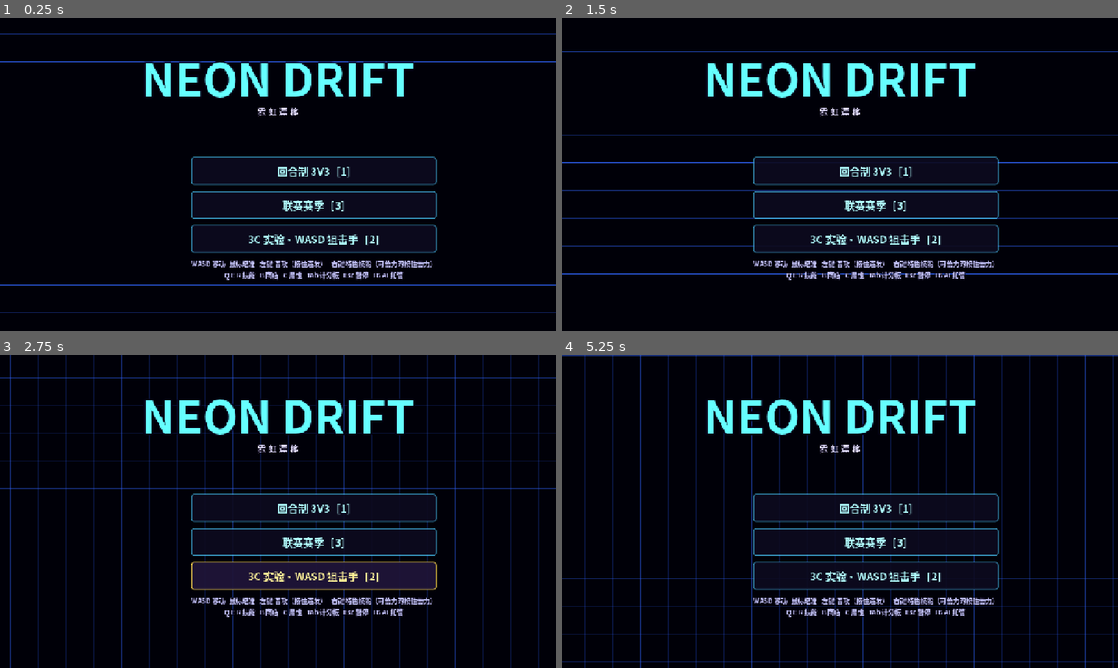
Above: before the commit, frames 1-4 (two rows, left to right).
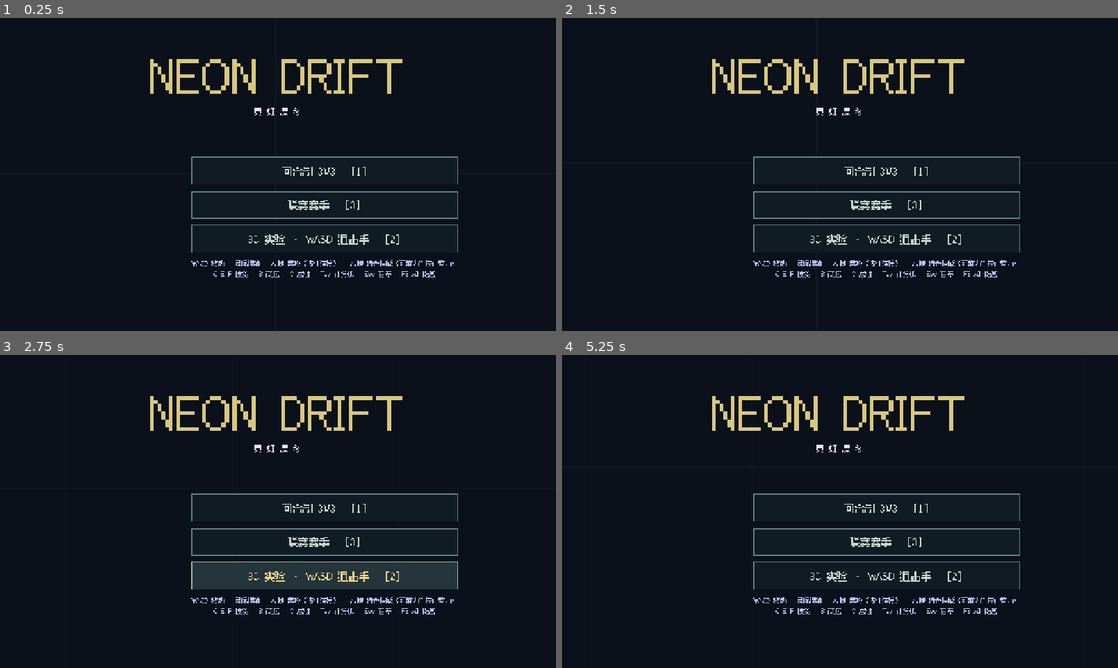
Above: after the commit, the same moments.

Repository: ciki-9876/NeonMOBA
Game: Godot game, scene res://main.tscn
Same seed, same stepped clock (60 frames per second), same inputs: the game is played once before the commit and once after it.
Inputs (mouse positions are in pixels of both pictures, inside the frame that each line leads up to):
- Up to frame 1 (0.25 s): no input
- Up to frame 2 (1.5 s): tap Enter at 0.5 s; move the mouse to (962, 158) at 0.52 s; hold D 0.53-1.25 s; tap E at 0.6 s; click (962, 158) at 0.67 s; tap Space at 0.77 s; click "返回" at 1.25 s
- Up to frame 3 (2.75 s): drag from (166, 527) to (250, 574) at 2.02 s
- Up to frame 4 (5.25 s): move the mouse to (895, 442) at 2.77 s; hold D 2.78-3.5 s; tap E at 2.85, 4.55 s; click (895, 442) at 2.92 s; drag from (812, 574) to (673, 464) at 3.52 s; move the mouse to (1006, 558) at 4.27 s; hold A 4.28-5 s; tap 1 at 4.35 s; click (1006, 558) at 4.42 s; tap Space at 4.52 s; tap Escape at 4.9 s; drag from (673, 464) to (756, 433) at 5.02 s

The runs differ from the first frame. In frame 1, 9.7% of the frame differs, in the area x 0-100%, y 4-95%; in frame 2, 10%; in frame 3, 16%, in the area x 0-100%, y 0-100%; in frame 4, 14%.

Commit message:
Refine pixel demo visual hierarchy

Diff:
--- /dev/null
+++ b/art/pixel_post.gdshader
@@ -0,0 +1,11 @@
+shader_type canvas_item;
+render_mode unshaded, blend_disabled;
+
+uniform sampler2D screen_texture : hint_screen_texture, filter_nearest;
+uniform vec2 pixel_resolution = vec2(640.0, 360.0);
+
+void fragment() {
+	vec2 pixel = floor(SCREEN_UV * pixel_resolution);
+	vec2 sample_uv = (pixel + vec2(0.5)) / pixel_resolution;
+	COLOR = texture(screen_texture, sample_uv);
+}
--- a/main.gd
+++ b/main.gd
@@ -19,6 +19,8 @@
 const Menus = preload("res://ui/menus.gd")
 const PlayerInput = preload("res://input/player_input.gd")
 const LeagueUI = preload("res://ui/league_ui.gd")
+const PIXEL_FONT_CJK: FontFile = preload("res://art/fonts/fusion-pixel-12px-proportional/fusion-pixel-12px-proportional-zh_hans.ttf")
+const PIXEL_FONT_LATIN: FontFile = preload("res://art/fonts/fusion-pixel-12px-proportional/fusion-pixel-12px-proportional-latin.ttf")
 
 ## at most this many simulation steps per rendered frame (prevents a spiral after a hitch)
 const MAX_STEPS := 6
@@ -51,10 +53,10 @@
 				m.set(f, get(f))
 		if "app" in m:
 			m.app = self
-	vw.ui_font = SystemFont.new()
-	vw.ui_font.font_names = PackedStringArray(["PingFang SC", "Hiragino Sans GB", "Microsoft YaHei", "Noto Sans CJK SC", "sans-serif"])
-	vw.ui_font.font_weight = 600
+	vw.ui_font = PIXEL_FONT_CJK.duplicate() as Font
+	vw.ui_font.fallbacks = [PIXEL_FONT_LATIN]
 	ThemeDB.fallback_font = vw.ui_font
+	ThemeDB.fallback_font_size = 18
 	world = Node2D.new()
 	add_child(world)
 	add_child(vw)
@@ -85,6 +87,7 @@
 	vw._build_audio()
 	hd._load_best()
 	mnu._show_menu()
+	vw.build_pixel_postprocess()
 
 func _process(delta: float) -> void:
 	hd._update_fx_ui(delta)
--- a/project.godot
+++ b/project.godot
@@ -10,8 +10,8 @@
 
 [application]
 
-config/name="NEON DRIFT"
-config/description="霓虹漂移 — neon arena survivor"
+config/name="NEON DRIFT · 64-BIT PIXEL DEMO"
+config/description="独立像素画风演示副本 — 64-bit inspired pixel art"
 run/main_scene="res://main.tscn"
 config/features=PackedStringArray("4.7", "Forward Plus")
 
@@ -25,4 +25,3 @@
 [rendering]
 
 textures/canvas_textures/default_texture_filter=0
-viewport/hdr_2d=true
--- a/ui/hud.gd
+++ b/ui/hud.gd
@@ -83,7 +83,7 @@
 	sb.bg_color = bg
 	sb.border_color = border
 	sb.set_border_width_all(2)
-	sb.set_corner_radius_all(6)
+	sb.set_corner_radius_all(0)
 	sb.set_content_margin_all(8)
 	return sb
 
--- a/ui/menus.gd
+++ b/ui/menus.gd
@@ -46,11 +46,11 @@
 	b.custom_minimum_size = Vector2(w, h)
 	b.add_theme_font_override("font", vw.ui_font)
 	b.add_theme_font_size_override("font_size", size)
-	b.add_theme_color_override("font_color", Color(0.7, 1.0, 1.0))
-	b.add_theme_color_override("font_hover_color", Color(1.0, 0.95, 0.6))
-	b.add_theme_stylebox_override("normal", hd._panel_style(Color(0.05, 0.04, 0.12, 0.92), Color(0.3, 0.8, 1.0, 0.7)))
-	b.add_theme_stylebox_override("hover", hd._panel_style(Color(0.12, 0.08, 0.22, 0.95), Color(1.0, 0.85, 0.3)))
-	b.add_theme_stylebox_override("pressed", hd._panel_style(Color(0.2, 0.14, 0.05, 0.95), Color(1.0, 0.85, 0.3)))
+	b.add_theme_color_override("font_color", Color("c7d6d0"))
+	b.add_theme_color_override("font_hover_color", Color("f0d48a"))
+	b.add_theme_stylebox_override("normal", hd._panel_style(Color("111b24", 0.98), Color("5e8187")))
+	b.add_theme_stylebox_override("hover", hd._panel_style(Color("24353b"), Color("94b9a5")))
+	b.add_theme_stylebox_override("pressed", hd._panel_style(Color("314439"), Color("e0b86e")))
 	return b
 
 func _build_menu() -> void:
@@ -91,7 +91,7 @@
 		col.add_theme_constant_override("separation", 10)
 		col.custom_minimum_size = Vector2(370, 0)
 		cols.add_child(col)
-		var head := hd._label(24, Color(0.4, 1.8, 1.0) if tm == 0 else Color(2.0, 0.5, 0.5), HORIZONTAL_ALIGNMENT_CENTER)
+		var head := hd._label(24, Color("73cdb7") if tm == 0 else Color("df8880"), HORIZONTAL_ALIGNMENT_CENTER)
 		head.text = "霓虹队（我方）" if tm == 0 else "赤潮队（对方 AI）"
 		col.add_child(head)
 		for i in C.TEAM_SIZE:
@@ -105,7 +105,7 @@
 			ob.focus_mode = Control.FOCUS_NONE
 			ob.custom_minimum_size = Vector2(250, 40)
 			ob.add_theme_font_override("font", vw.ui_font)
-			ob.add_theme_font_size_override("font_size", 17)
+			ob.add_theme_font_size_override("font_size", 20)
 			for id in HeroesDB.ORDER:
 				ob.add_item("%s  ·  %s" % [HeroesDB.HEROES[id]["name"], HeroesDB.ROLE_NAMES[HeroesDB.HEROES[id]["role"]]])
 			ob.add_item("随机（按职业补位）")
@@ -123,7 +123,7 @@
 	diff_opt.focus_mode = Control.FOCUS_NONE
 	diff_opt.custom_minimum_size = Vector2(120, 40)
 	diff_opt.add_theme_font_override("font", vw.ui_font)
-	diff_opt.add_theme_font_size_override("font_size", 17)
+	diff_opt.add_theme_font_size_override("font_size", 20)
 	for nm in ["简单", "普通", "困难"]:
 		diff_opt.add_item(nm)
 	diff_opt.select(1)
@@ -135,7 +135,7 @@
 	map_opt.focus_mode = Control.FOCUS_NONE
 	map_opt.custom_minimum_size = Vector2(170, 40)
 	map_opt.add_theme_font_override("font", vw.ui_font)
-	map_opt.add_theme_font_size_override("font_size", 17)
+	map_opt.add_theme_font_size_override("font_size", 20)
 	for mid in Maps.ORDER:
 		map_opt.add_item(str(Maps.MAPS[mid]["name"]))
 	map_opt.select(0)
@@ -171,7 +171,7 @@
 	shp._close_shop()
 	hd.center_lbl.text = "NEON DRIFT"
 	hd.center_lbl.label_settings.font_size = 104
-	hd.center_lbl.label_settings.font_color = Color(0.4, 1.0, 1.0)
+	hd.center_lbl.label_settings.font_color = Color("d9c77f")
 	hd.center_lbl.modulate.a = 1.0
 	hd.sub_lbl.modulate.a = 1.0
 	hd.sub_lbl.text = "霓 虹 漂 移"
--- a/ui/shop_ui.gd
+++ b/ui/shop_ui.gd
@@ -144,7 +144,7 @@
 	b.focus_mode = Control.FOCUS_NONE
 	b.custom_minimum_size = Vector2(w, 28)
 	b.add_theme_font_override("font", vw.ui_font)
-	b.add_theme_font_size_override("font_size", 14)
+	b.add_theme_font_size_override("font_size", 16)
 	b.add_theme_stylebox_override("normal", hd._panel_style(Color(0.1, 0.08, 0.18, 0.95), Color(0.3, 0.8, 1.0, 0.6)))
 	b.add_theme_stylebox_override("hover", hd._panel_style(Color(0.18, 0.12, 0.3, 0.95), Color(1.0, 0.85, 0.3)))
 	b.add_theme_stylebox_override("pressed", hd._panel_style(Color(0.25, 0.18, 0.05, 0.95), Color(1.0, 0.85, 0.3)))
@@ -254,7 +254,7 @@
 		b.vertical_icon_alignment = VERTICAL_ALIGNMENT_TOP
 		b.text = str(int(it["cost"]))
 		b.add_theme_font_override("font", vw.ui_font)
-		b.add_theme_font_size_override("font_size", 13)
+		b.add_theme_font_size_override("font_size", 15)
 		b.add_theme_color_override("font_color", Color(1.0, 0.82, 0.25))
 		b.add_theme_stylebox_override("normal", hd._panel_style(Color(0.08, 0.07, 0.14), Color(0.3, 0.3, 0.45)))
 		b.add_theme_stylebox_override("hover", hd._panel_style(Color(0.15, 0.12, 0.25), Color(1.0, 0.85, 0.3)))
--- a/view/grid.gd
+++ b/view/grid.gd
@@ -4,17 +4,20 @@
 var cam_pos := Vector2.ZERO
 var half := Vector2(1000, 640)
 var pulse := 0.0
-var tint := Color(0.2, 0.4, 1.0)
+var tint := Color("53616a")
 func _draw() -> void:
-	var step := 64.0
-	var col := Color(tint.r, tint.g, tint.b, 0.16 + pulse * 0.3)
+	var step := 384.0
+	var minor_col := Color(tint.r, tint.g, tint.b, 0.035 + pulse * 0.02)
+	var major_col := Color(tint.r, tint.g, tint.b, 0.075 + pulse * 0.03)
 	var x := floorf((cam_pos.x - half.x) / step) * step
 	while x < cam_pos.x + half.x:
-		var major := posmod(int(roundf(x / step)), 4) == 0
-		draw_line(Vector2(x, cam_pos.y - half.y), Vector2(x, cam_pos.y + half.y), col * Color(1, 1, 1, 2.0 if major else 1.0), 2.0 if major else 1.0)
+		var major := posmod(int(roundf(x / step)), 3) == 0
+		var width := 4.0 if major else 2.0
+		draw_rect(Rect2(x - width * 0.5, cam_pos.y - half.y, width, half.y * 2.0), major_col if major else minor_col)
 		x += step
 	var y := floorf((cam_pos.y - half.y) / step) * step
 	while y < cam_pos.y + half.y:
-		var major := posmod(int(roundf(y / step)), 4) == 0
-		draw_line(Vector2(cam_pos.x - half.x, y), Vector2(cam_pos.x + half.x, y), col * Color(1, 1, 1, 2.0 if major else 1.0), 2.0 if major else 1.0)
+		var major := posmod(int(roundf(y / step)), 3) == 0
+		var height := 4.0 if major else 2.0
+		draw_rect(Rect2(cam_pos.x - half.x, y - height * 0.5, half.x * 2.0, height), major_col if major else minor_col)
 		y += step
--- a/view/presenter.gd
+++ b/view/presenter.gd
@@ -11,6 +11,7 @@
 const ItemsDB = preload("res://items_db.gd")
 const Grid = preload("res://view/grid.gd")
 const Ring = preload("res://view/ring.gd")
+const PIXEL_POST_SHADER: Shader = preload("res://art/pixel_post.gdshader")
 
 const MatchT = preload("res://game/match.gd")
 var gm: MatchT
@@ -30,7 +31,7 @@
 ## cosmetic randomness only (never the match RNG, so watching a match cannot change its result)
 var rng := RandomNumberGenerator.new()
 var fade_grad: Gradient
-var ui_font: SystemFont
+var ui_font: Font
 var label_set: LabelSettings
 var label_skill: LabelSettings
 var label_big: LabelSettings
@@ -62,25 +63,35 @@
 	ls.font = ui_font
 	ls.font_size = size
 	ls.font_color = col
-	ls.outline_size = maxi(4, size / 5)
-	ls.outline_color = Color(0.02, 0.0, 0.08, 0.95)
+	ls.outline_size = 1 if size <= 24 else 2
+	ls.outline_color = Color("081018")
 	return ls
 
 func _build_env() -> void:
 	var we := WorldEnvironment.new()
 	var env := Environment.new()
 	env.background_mode = Environment.BG_CANVAS
-	env.glow_enabled = true
-	env.glow_intensity = 0.55
-	env.glow_strength = 1.0
-	env.glow_bloom = 0.05
-	env.glow_hdr_threshold = 1.0
-	env.glow_blend_mode = Environment.GLOW_BLEND_MODE_ADDITIVE
-	for i in range(1, 6):
-		env.set_glow_level(i, 1.0)
+	# The pixel pass should keep edges and colors crisp instead of blurring them.
+	env.glow_enabled = false
 	we.environment = env
 	add_child(we)
-	RenderingServer.set_default_clear_color(Color(0.02, 0.015, 0.05))
+	RenderingServer.set_default_clear_color(Color("0a111a"))
+
+func build_pixel_postprocess() -> void:
+	var layer := CanvasLayer.new()
+	layer.name = "PixelPostProcess"
+	# HUD lives on CanvasLayer 5; filter the world underneath it and keep text crisp.
+	layer.layer = 4
+	add_child(layer)
+	var pixel_rect := ColorRect.new()
+	pixel_rect.name = "PixelScale"
+	pixel_rect.color = Color.WHITE
+	pixel_rect.mouse_filter = Control.MOUSE_FILTER_IGNORE
+	pixel_rect.set_anchors_and_offsets_preset(Control.PRESET_FULL_RECT)
+	var material := ShaderMaterial.new()
+	material.shader = PIXEL_POST_SHADER
+	pixel_rect.material = material
+	layer.add_child(pixel_rect)
 
 func _build_audio() -> void:
 	for i in 22:
@@ -552,46 +563,63 @@
 # ============================================================ round mode drawing
 func _draw_rounds_floor() -> void:
 	var o := floor_layer
-	o.draw_circle(Vector2.ZERO, C.ARENA_R, Color(0.05, 0.03, 0.12, 0.55))
-	o.draw_arc(Vector2.ZERO, C.ARENA_R, 0, TAU, 160, Color(0.6, 1.2, 2.4, 0.9), 6.0)
-	o.draw_arc(Vector2.ZERO, C.ARENA_R + 14.0, 0, TAU, 160, Color(1.6, 0.4, 2.0, 0.5), 2.0)
+	# Broad, quiet floor planes establish lanes and the central plaza without
+	# repeating small decals across the whole arena.
+	o.draw_circle(Vector2.ZERO, C.ARENA_R, Color("1b2730"))
+	o.draw_rect(Rect2(-1230.0, -190.0, 2460.0, 380.0), Color("24323a"))
+	o.draw_rect(Rect2(-960.0, -780.0, 1920.0, 220.0), Color("202d35"))
+	o.draw_rect(Rect2(-960.0, 560.0, 1920.0, 220.0), Color("202d35"))
+	o.draw_circle(Vector2.ZERO, 360.0, Color("293840"))
+	o.draw_arc(Vector2.ZERO, 370.0, 0, TAU, 48, Color("34464e"), 8.0)
+	o.draw_arc(Vector2.ZERO, C.ARENA_R, 0, TAU, 48, Color("60767c"), 6.0)
+	o.draw_arc(Vector2.ZERO, C.ARENA_R + 14.0, 0, TAU, 48, Color("34474f"), 3.0)
 	if gm.terrain != null:
-		# shadows of the obstacles on the floor (the solid blocks are drawn in the overlay)
+		# Small offset shadows separate solid covers from the flat ground.
 		for pl in gm.terrain.circles:
-			o.draw_circle(pl[0] + Vector2(10, 14), float(pl[1]), Color(0, 0, 0, 0.45))
+			o.draw_circle(pl[0] + Vector2(8, 10), float(pl[1]), Color(0, 0, 0, 0.24))
 		for rc in gm.terrain.rects:
-			o.draw_rect(Rect2(rc.position + Vector2(10, 14), rc.size), Color(0, 0, 0, 0.45))
+			o.draw_rect(Rect2(rc.position + Vector2(8, 10), rc.size), Color(0, 0, 0, 0.24))
 	for tm in 2:
 		var hp := gm.home_pos(tm)
-		var c := Color(0.3, 1.6, 1.2) if tm == 0 else Color(2.0, 0.4, 0.4)
-		o.draw_circle(hp, 170.0, Color(c.r * 0.2, c.g * 0.2, c.b * 0.2, 0.35))
-		o.draw_arc(hp, 40.0, 0, TAU, 32, c, 4.0)
+		var c := Color("58c7b0") if tm == 0 else Color("e47f79")
+		o.draw_rect(Rect2(hp - Vector2(200, 280), Vector2(400, 560)), Color(c.r, c.g, c.b, 0.13))
+		o.draw_rect(Rect2(hp - Vector2(52, 52), Vector2(104, 104)), c.darkened(0.2), false, 6.0)
 
 ## the core: locked (grey) / open (pulsing) with each team's capture arc; spawn walls during the buy phase
 func _draw_terrain(o: Node2D, tick: float) -> void:
 	var t = gm.terrain
-	# brush: soft green patches with swaying blade strokes (drawn over units, so hiding reads clearly)
+	# Bushes are two calm, connected color masses; individual leaf pixels made the
+	# battlefield look noisy at the normal camera scale.
 	for i in t.brush.size():
 		var bc: Vector2 = t.brush[i][0]
 		var br: float = t.brush[i][1]
-		o.draw_circle(bc, br, Color(0.12, 0.55, 0.25, 0.30))
-		o.draw_arc(bc, br, 0, TAU, 48, Color(0.3, 1.6, 0.6, 0.55), 2.0)
-		var n := int(br / 9.0)
-		for k in n:
-			var a := TAU * k / float(n) + float(i) * 0.7
-			var rr: float = br * (0.25 + 0.7 * fmod(k * 0.618, 1.0))
-			var base := bc + Vector2.from_angle(a) * rr
-			var sway := sin(tick * 1.8 + k * 1.3) * 3.0
-			o.draw_line(base, base + Vector2(sway, -14.0), Color(0.35, 1.5, 0.6, 0.45), 2.0)
-	# pillars and walls: solid blocks with a neon rim
+		o.draw_colored_polygon(_pixel_octagon(bc + Vector2(8, 10), br), Color("12231e"))
+		o.draw_colored_polygon(_pixel_octagon(bc, br), Color("28553f"))
+		o.draw_colored_polygon(_pixel_octagon(bc - Vector2(8, 8), br * 0.72), Color("3d7958"))
+	# Covers use a simple silhouette and a single broad face color.
 	for pl in t.circles:
-		o.draw_circle(pl[0], float(pl[1]), Color(0.10, 0.09, 0.20, 1.0))
-		o.draw_circle(pl[0], float(pl[1]) * 0.6, Color(0.16, 0.14, 0.30, 1.0))
-		o.draw_arc(pl[0], float(pl[1]), 0, TAU, 48, Color(0.8, 1.0, 2.4, 0.95), 3.0)
+		var center: Vector2 = pl[0]
+		var radius: float = float(pl[1])
+		o.draw_colored_polygon(_pixel_octagon(center + Vector2(8, 10), radius), Color("111b22"))
+		o.draw_colored_polygon(_pixel_octagon(center, radius), Color("40525b"))
+		o.draw_colored_polygon(_pixel_octagon(center - Vector2(4, 4), radius * 0.76), Color("65777a"))
 	for rc in t.rects:
-		o.draw_rect(rc, Color(0.10, 0.09, 0.20, 1.0))
-		o.draw_rect((rc as Rect2).grow(-10.0), Color(0.16, 0.14, 0.30, 1.0))
-		o.draw_rect(rc, Color(0.8, 1.0, 2.4, 0.95), false, 3.0)
+		o.draw_rect(Rect2(rc.position + Vector2(8, 10), rc.size), Color("111b22"))
+		o.draw_rect(rc, Color("40525b"))
+		if rc.size.x >= rc.size.y:
+			var face_h := minf(18.0, rc.size.y * 0.35)
+			o.draw_rect(Rect2(rc.position, Vector2(rc.size.x, face_h)), Color("65777a"))
+		else:
+			var face_w := minf(18.0, rc.size.x * 0.35)
+			o.draw_rect(Rect2(rc.position, Vector2(face_w, rc.size.y)), Color("65777a"))
+
+func _pixel_octagon(center: Vector2, radius: float) -> PackedVector2Array:
+	var points := PackedVector2Array()
+	for i in 8:
+		var angle := TAU * float(i) / 8.0 - PI / 8.0
+		var point := center + Vector2(cos(angle), sin(angle)) * radius
+		points.append((point / 4.0).round() * 4.0)
+	return points
 
 func _draw_rounds_overlay(o: Node2D, tick: float) -> void:
 	var r = gm.rounds
@@ -601,22 +629,20 @@
 	var rad: float = r.CORE_R
 	if r.core_open():
 		var pulse := 0.5 + 0.5 * sin(tick * 4.0)
-		o.draw_circle(p, rad, Color(1.4, 1.4, 1.8, 0.06 + 0.04 * pulse))
-		o.draw_arc(p, rad, 0, TAU, 96, Color(2.2, 2.2, 2.6, 0.7 + 0.3 * pulse), 3.0)
+		o.draw_circle(p, rad, Color(0.8, 0.77, 0.58, 0.06 + 0.04 * pulse))
+		o.draw_arc(p, rad, 0, TAU, 48, Color("d4c58e"), 5.0)
 	else:
 		o.draw_circle(p, rad, Color(0.3, 0.3, 0.45, 0.08))
-		for i in 24:
-			var a0 := TAU * i / 24.0
-			o.draw_arc(p, rad, a0, a0 + TAU / 48.0, 4, Color(0.6, 0.6, 0.9, 0.6), 2.0)
+		o.draw_arc(p, rad, 0, TAU, 48, Color("596872"), 4.0)
 		if r.phase == "live":
 			var k: float = clampf(r.phase_t / r.CORE_UNLOCK, 0.0, 1.0)
-			o.draw_arc(p, rad * 0.35, -PI / 2, -PI / 2 + TAU * k, 48, Color(1.6, 1.6, 2.2, 0.8), 4.0)
+			o.draw_arc(p, rad * 0.35, -PI / 2, -PI / 2 + TAU * k, 32, Color("c5b982"), 5.0)
 	for tm in 2:
 		var cap: float = r.capture[tm]
 		if cap > 0.0:
-			var col := Color(0.3, 1.8, 2.2) if tm == 0 else Color(2.4, 0.4, 0.4)
-			o.draw_arc(p, rad + 10.0 + tm * 9.0, -PI / 2, -PI / 2 + TAU * cap, 96, col, 6.0)
+			var col := Color("5bbba6") if tm == 0 else Color("ca716a")
+			o.draw_arc(p, rad + 8.0 + tm * 7.0, -PI / 2, -PI / 2 + TAU * cap, 48, col, 7.0)
 	if r.phase == "buy":
 		for tm in 2:
-			var c := Color(0.3, 1.6, 1.2, 0.8) if tm == 0 else Color(2.0, 0.4, 0.4, 0.8)
-			o.draw_arc(gm.home_pos(tm), r.SPAWN_R, 0, TAU, 64, c, 3.0)
+			var c := Color("5bbba6") if tm == 0 else Color("ca716a")
+			o.draw_arc(gm.home_pos(tm), r.SPAWN_R, 0, TAU, 48, c, 4.0)
Not shown, added: art/fonts/fusion-pixel-12px-proportional/LICENSES/ark-pixel/OFL.txt
Not shown, added: art/fonts/fusion-pixel-12px-proportional/LICENSES/cubic-11/OFL.txt
Not shown, added: art/fonts/fusion-pixel-12px-proportional/LICENSES/galmuri/LICENSE.txt
Not shown, added: art/fonts/fusion-pixel-12px-proportional/OFL.txt
Binary file added: art/fonts/fusion-pixel-12px-proportional/fusion-pixel-12px-proportional-latin.ttf
Not shown, added: art/fonts/fusion-pixel-12px-proportional/fusion-pixel-12px-proportional-latin.ttf.import
Binary file added: art/fonts/fusion-pixel-12px-proportional/fusion-pixel-12px-proportional-zh_hans.ttf
Not shown, added: art/fonts/fusion-pixel-12px-proportional/fusion-pixel-12px-proportional-zh_hans.ttf.import
Binary file added: art/pixel_cover.png
Binary file added: art/pixel_floor.aseprite
Binary file added: art/pixel_floor.png
Not shown, added: art/fonts/fusion-pixel-12px-proportional/FONT_CREDITS.md
(and 1 more such lines)
